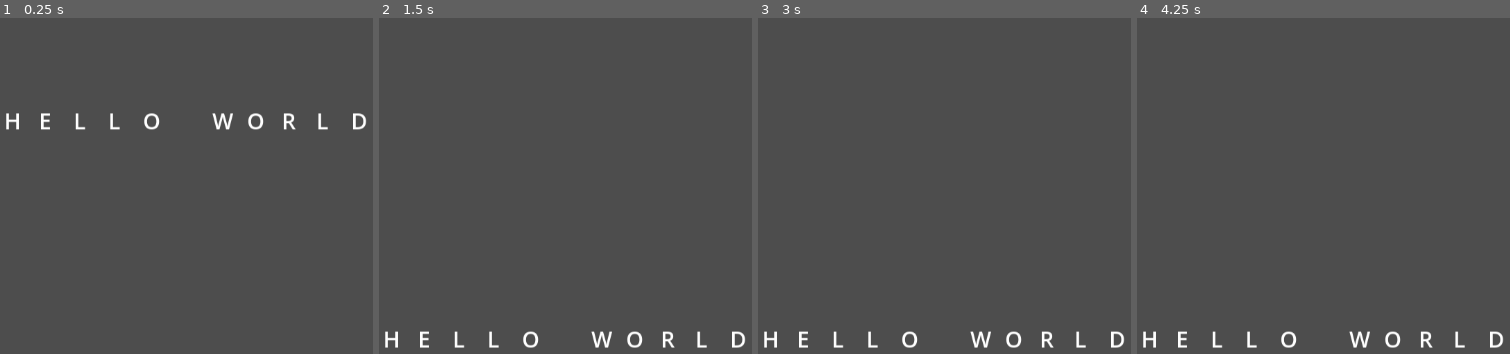
Above: before the commit, frames 1-4 (left to right).
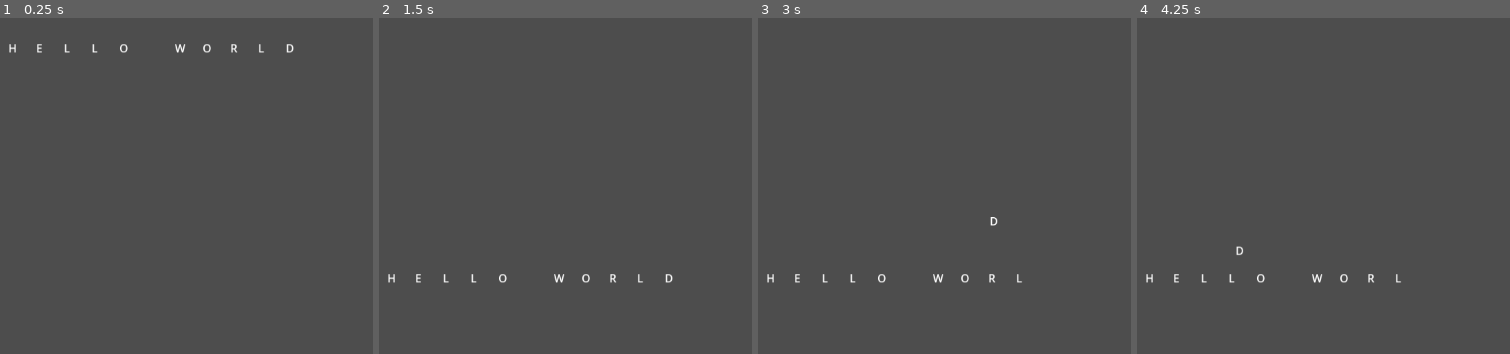
Above: after the commit, the same moments.

Repository: CharaPuffy/Simple-Scene-with-a-moving-node
Game: Godot game, scene res://helloworld.tscn
The game is run twice, just before and just after one commit, with the same random seed, the same clock (stepped at 60 frames per second) and the same inputs.
Inputs (mouse positions are in pixels of both pictures, inside the frame that each line leads up to):
- Up to frame 1 (0.25 s): no input
- Up to frame 2 (1.5 s): move the mouse to (outside the picture) at 0.52 s; click (outside the picture) at 0.67 s; tap Enter at 1.25 s; drag from (565, 206) to (684, 273) at 1.27 s
- Up to frame 3 (3 s): tap Space at 2 s; move the mouse to (outside the picture) at 2.02 s; click (outside the picture) at 2.17 s; tap Enter at 2.75 s; drag from (1063, 273) to (862, 115) at 2.77 s
- Up to frame 4 (4.25 s): move the mouse to (outside the picture) at 3.52 s; click (outside the picture) at 3.67 s

The runs differ from the first frame. In frame 1, 1.3% of the frame differs, in the area x 1-99%, y 7-34%; in frame 2, 1.3%; in frame 3, 1.3%; in frame 4, 1.3%.

Commit message:
added function to click and drag each letter

Diff:
--- a/helloworld.gd
+++ b/helloworld.gd
@@ -1,26 +1,55 @@
 extends Node2D
 
-var text = "HELLO WORLD"
+var dragged_body: RigidBody2D = null
 
 func _ready():
-	var start_x = 100
-	for i in text.length():
-		var letter = text[i]
+	# Create a floor
+	var floor_body = StaticBody2D.new()
+	var floor_shape = CollisionShape2D.new()
+	floor_shape.shape = RectangleShape2D.new()
+	floor_shape.shape.extents = Vector2(400, 20)  # width, height
+	floor_body.position = Vector2(400, 500)       # place near bottom
+	floor_body.add_child(floor_shape)
+	add_child(floor_body)
 
-		var body = RigidBody2D.new()
-		body.position = Vector2(start_x + i * 50, 200)
-
-		var collision = CollisionShape2D.new()
-		var shape = RectangleShape2D.new()
-		shape.extents = Vector2(20, 20)
-		collision.shape = shape
-		body.add_child(collision)
+	# Generate letters
+	var text = "HELLO WORLD"
+	var x = 100
+	for c in text:
+		var letter = RigidBody2D.new()
+		var shape = CollisionShape2D.new()
+		shape.shape = RectangleShape2D.new()
+		shape.shape.extents = Vector2(20, 20)      # simple box collider
+		letter.add_child(shape)
 
 		var label = Label.new()
-		label.text = letter
-		label.set("theme_override_colors/font_color", Color(1, 1, 1))
-		label.set("theme_override_font_sizes/font_size", 32)
-		label.position = Vector2(-16, -16)
-		body.add_child(label)
+		label.text = str(c)
+		label.position = Vector2(-10, -10)         # center text
+		letter.add_child(label)
 
-		add_child(body)
+		letter.position = Vector2(x, 100)
+		add_child(letter)
+		x += 40
+
+func _input(event):
+	if event is InputEventMouseButton:
+		if event.pressed and event.button_index == MOUSE_BUTTON_LEFT:
+			var query = PhysicsPointQueryParameters2D.new()
+			query.position = event.position
+			query.collide_with_areas = false
+			query.collide_with_bodies = true
+
+			var space_state = get_world_2d().direct_space_state
+			var result = space_state.intersect_point(query)
+
+			if result.size() > 0 and result[0].collider is RigidBody2D:
+				dragged_body = result[0].collider
+				dragged_body.linear_velocity = Vector2.ZERO
+				dragged_body.angular_velocity = 0
+				dragged_body.gravity_scale = 0
+		elif not event.pressed and event.button_index == MOUSE_BUTTON_LEFT and dragged_body:
+			dragged_body.gravity_scale = 1
+			dragged_body = null
+
+	elif event is InputEventMouseMotion and dragged_body:
+		dragged_body.global_position = event.position
